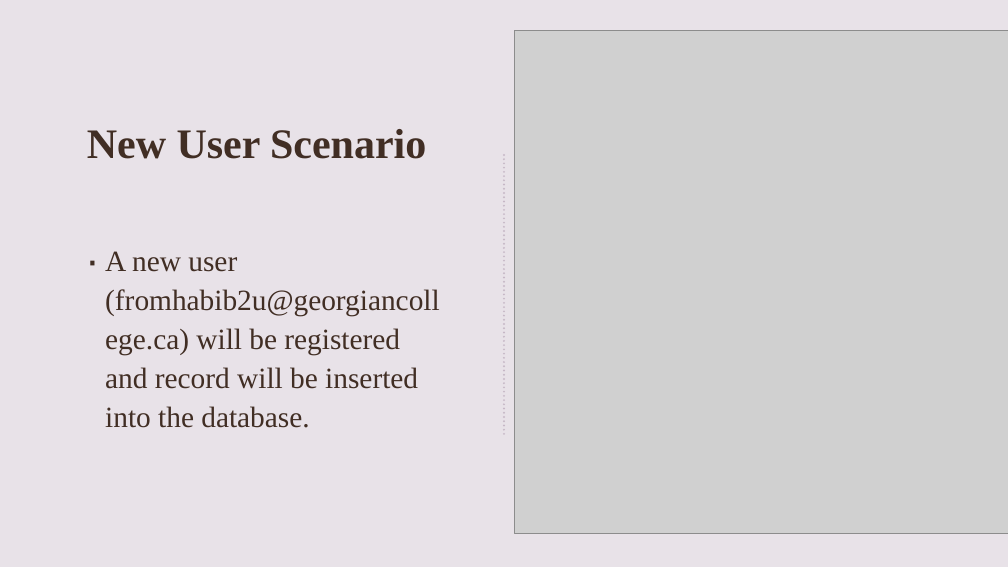
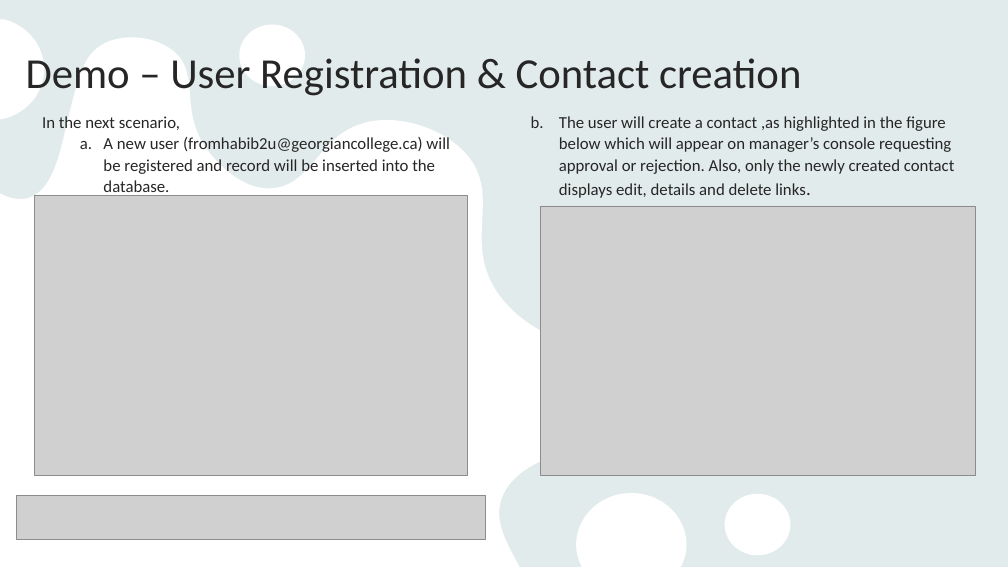
Before and after one commit to habeeb-omotunde/FinalProject_BDAT1001, a slide deck: slide 17 of Group 2 Presentation.pptx (slide 14 before the commit). Drawn at 1008x567 pixels with LibreOffice and Linux fonts; fonts in the diff are those of the drawing; grey boxes stand for pictures. Boxes give left, top, right and bottom in pixels: in the first picture for what was removed or moved away, otherwise in the second. Text is boxed around its words. In the diff, an @@ line names an element or a change of style, - is before the commit and + after.

```diff
--- a/Group 2 Presentation.pptx
+++ b/Group 2 Presentation.pptx
@@ background #E8E2E8 to #E9F3F3 @@
@@ rectangle removed at [0, 0, 1008, 567] @@
@@ rectangle added at [0, 0, 1008, 567], fill #AEAEAE at 10% opacity @@
@@ freeform shape added at [0, 19, 791, 567], fill #FFFFFF @@
@@ text added at [26, 58, 801, 96], 40.7 pt, text #262626 @@
+Demo – User Registration & Contact creation
@@ picture removed at [514, 30, 1008, 534] @@
@@ text "In the next scenario,": place and size @@
-text "In the next scenario," at [105, 251, 440, 428]
+text "In the next scenario," at [42, 116, 449, 197]
@@ text at [42, 116, 180, 130]: paragraph added @@
+In the next scenario,
@@ text added at [559, 116, 955, 198], 16 pt, text #262626 @@
+  b. The user will create a contact ,as highlighted in the figure below which will appear on manager’s console requesting approval or rejection. Also, only the newly created contact displays edit, details and delete links.
@@ title removed at [87, 129, 426, 159] @@
-New User Scenario
@@ text at [103, 137, 449, 197]: size 28 to 16 pt, font Times New Roman to Calibri, text colour #412E24 to #262626 in "A new user (fromhabib2u@georgiancollege.ca) will be register ..."; bullet ∙ to a.; list level 1 to 2 in "A new user (fromhabib2u@georgiancollege.ca) will ..."; line spacing 1.1 to 1.07 @@
@@ line removed from (504, 155) to (504, 436) @@
@@ group removed at [766, 0, 1008, 416]: 4 freeform shapes @@
@@ picture added at [35, 195, 467, 476] @@
@@ picture added at [541, 206, 975, 476] @@
@@ picture added at [17, 496, 485, 540] @@
```
Also in this commit, not shown: 6 other slides changed, 14 slides added, 10 slides removed.
